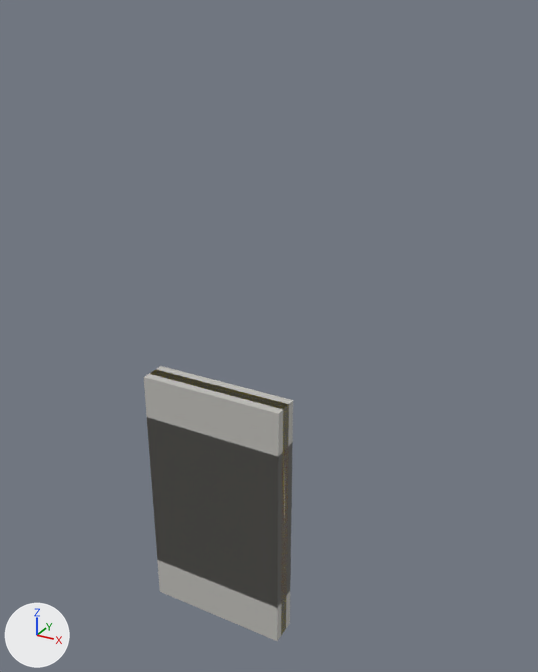
What one commit did to the glTF model public/models/authoring/wall-stacked-brick-cmu.glb.
The view is the same before and after, from a 50 mm camera at (2.32, -3.53, 3.11) aimed at (0.3, 0.14, 1.27). Lighting does not change. The marker at lower left points along +X, +Y and +Z. The older version comes first. Where no turn or scale is listed for an object, it has been applied to the vertices. Vertices at exactly the same position are counted once.

Objects in the first picture: 'Base_Air', 'Base_Brick', 'Base_CMU', 'Base_Insul', 'Top_CMU', 'Top_Gyp', 'Top_Insul'.
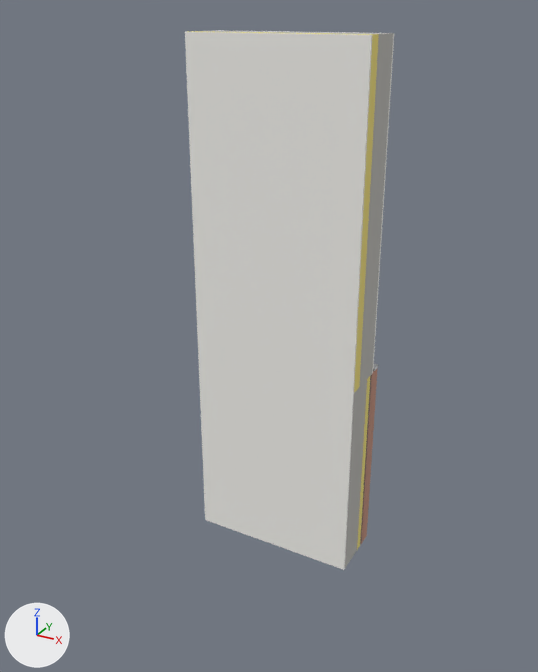
Where the change shows, as pixel boxes (x1, y1, x2, y2) in the pictures (538 x 672 px):
'Top_Gyp', moved
    before: (160, 373, 286, 629)
    after: (185, 32, 373, 394)
'Base_Gyp', moved (not visible before)
    after: (198, 356, 354, 570)
'Top_CMU', moved
    before: (144, 366, 293, 641)
    after: (206, 30, 393, 387)
'Base_CMU', moved
    before: (147, 418, 293, 608)
    after: (345, 380, 367, 568)
'Top_Insul', moved
    before: (149, 370, 289, 634)
    after: (191, 31, 379, 393)
'Base_Brick', moved
    before: (281, 446, 289, 599)
    after: (361, 368, 378, 544)
'Base_Insul', moved
    before: (282, 449, 287, 593)
    after: (357, 377, 370, 550)
'Top_Stucco', moved (not visible before)
    after: (218, 30, 394, 374)
'Base_Air', moved
    before: (283, 456, 286, 598)
    after: (360, 375, 372, 545)

The change, as a diff of the scene's bpy script:
```diff
--- a/public/models/authoring/wall-stacked-brick-cmu.glb.py
+++ b/public/models/authoring/wall-stacked-brick-cmu.glb.py
@@ me_base_air_002 @@
-me_base_air_002.from_pydata(...)  # 8 vertices, 12 faces; spans x -0.5..0.5, y -0.01..0.01, z -0.6..0.6
+me_base_air_002.from_pydata(...)  # 8 vertices, 12 faces; spans x 0.0..1.0, y 0.072..0.091, z 0.0..1.2
+# me_base_air_002 part 1: the whole mesh is moved by (0.5, 0.082, 0.6)
 me_base_air_002.materials.append(mat_a_airgap)
@@ me_base_brick_002 @@
-me_base_brick_002.from_pydata(...)  # 8 vertices, 12 faces; spans x -0.5..0.5, y -0.045..0.045, z -0.6..0.6
+me_base_brick_002.from_pydata(...)  # 8 vertices, 12 faces; spans x 0.0..1.0, y 0.091..0.182, z 0.0..1.2
+# me_base_brick_002 part 2: the whole mesh is moved by (0.5, 0.137, 0.6)
 me_base_brick_002.materials.append(mat_a_brick)
@@ me_base_cmu_002 @@
-me_base_cmu_002.from_pydata(...)  # 8 vertices, 12 faces; spans x -0.5..0.5, y -0.095..0.095, z -0.6..0.6
+me_base_cmu_002.from_pydata(...)  # 8 vertices, 12 faces; spans x 0.0..1.0, y -0.169..0.021, z 0.0..1.2
+# me_base_cmu_002 part 3: the whole mesh is moved by (0.5, -0.074, 0.6)
 me_base_cmu_002.materials.append(mat_a_cmu)
@@ me_base_gyp_002 @@
-me_base_gyp_002.from_pydata(...)  # 8 vertices, 12 faces; spans x -0.5..0.5, y -0.007..0.007, z -0.6..0.6
+me_base_gyp_002.from_pydata(...)  # 8 vertices, 12 faces; spans x 0.0..1.0, y -0.182..-0.168, z 0.0..1.2
+# me_base_gyp_002 part 4: the whole mesh is moved by (0.5, -0.175, 0.6)
 me_base_gyp_002.materials.append(mat_a_gypsum)
@@ me_base_insul_002 @@
-me_base_insul_002.from_pydata(...)  # 8 vertices, 12 faces; spans x -0.5..0.5, y -0.025..0.025, z -0.6..0.6
+me_base_insul_002.from_pydata(...)  # 8 vertices, 12 faces; spans x 0.0..1.0, y 0.022..0.072, z 0.0..1.2
+# me_base_insul_002 part 5: the whole mesh is moved by (0.5, 0.047, 0.6)
 me_base_insul_002.materials.append(mat_a_insulation)
@@ me_top_cmu_002 @@
-me_top_cmu_002.from_pydata(...)  # 8 vertices, 12 faces; spans x -0.5..0.5, y -0.09..0.09, z -0.9..0.9
+me_top_cmu_002.from_pydata(...)  # 8 vertices, 12 faces; spans x 0.0..1.0, y -0.09..0.1, z 1.2..3.0
+# me_top_cmu_002 part 6: the whole mesh is moved by (0.5, 0.0, 2.1)
 me_top_cmu_002.materials.append(mat_a_cmu)
@@ me_top_gyp_002 @@
-me_top_gyp_002.from_pydata(...)  # 8 vertices, 12 faces; spans x -0.5..0.5, y -0.01..0.01, z -0.9..0.9
+me_top_gyp_002.from_pydata(...)  # 8 vertices, 12 faces; spans x 0.0..1.0, y -0.18..-0.17, z 1.2..3.0
+# me_top_gyp_002 part 7: the whole mesh is moved by (0.5, -0.17, 2.1)
 me_top_gyp_002.materials.append(mat_a_gypsum)
@@ me_top_insul_002 @@
-me_top_insul_002.from_pydata(...)  # 8 vertices, 12 faces; spans x -0.5..0.5, y -0.04..0.04, z -0.9..0.9
+me_top_insul_002.from_pydata(...)  # 8 vertices, 12 faces; spans x 0.0..1.0, y -0.17..-0.09, z 1.2..3.0
+# me_top_insul_002 part 8: the whole mesh is moved by (0.5, -0.13, 2.1)
 me_top_insul_002.materials.append(mat_a_insulation)
@@ me_top_stucco_002 @@
-me_top_stucco_002.from_pydata(...)  # 8 vertices, 12 faces; spans x -0.5..0.5, y -0.01..0.01, z -0.9..0.9
+me_top_stucco_002.from_pydata(...)  # 8 vertices, 12 faces; spans x 0.0..1.0, y 0.1..0.11, z 1.2..3.0
+# me_top_stucco_002 part 9: the whole mesh is moved by (0.5, 0.11, 2.1)
 me_top_stucco_002.materials.append(mat_a_paintwhite)
```
